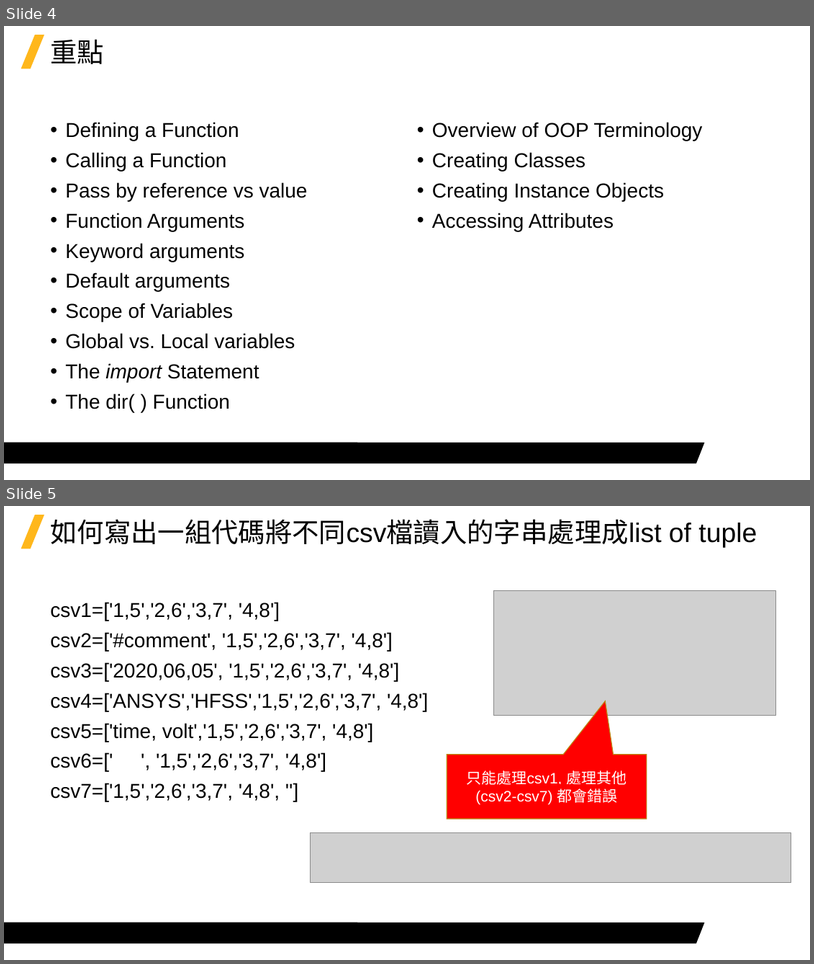
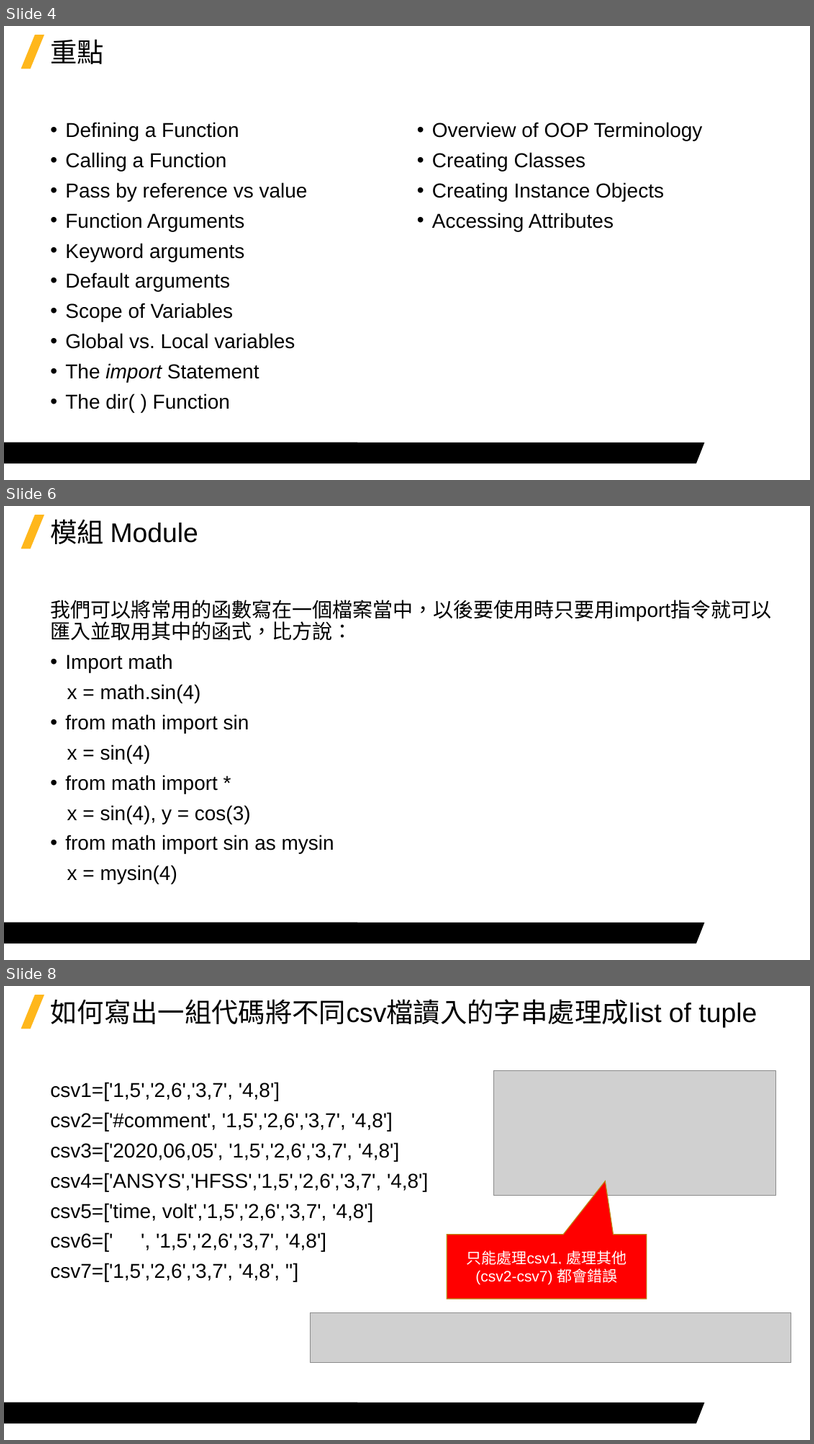
Before and after one commit to Jerrick-cheng/AEDT-Automation-Camp, a slide deck: 上課教材/Week4.pptx. Shown one above the other, each under a label of ours: slides 4 and 5 before the commit, slides 4, 6 and 8 after it; the slides between them are not shown. The pictures are 814x964 and 814x1444 pixels, drawn with LibreOffice and Linux fonts; fonts in the diff are those of the drawing; grey boxes stand for pictures; background and template pictures are left out. Boxes give left, top, right and bottom in pixels: in the first picture for what was removed or moved away, otherwise in the second. Text is boxed around its words. In the diff, an @@ line names an element or a change of style, - is before the commit and + after.

```diff
--- a/上課教材/Week4.pptx
+++ b/上課教材/Week4.pptx
@@ slide 6 added at <box>4,506,810,960</box>, background #FFFFFF; not listed: 2 template elements that a slide beside it also shows @@
@@ title added at <box>50,519,198,544</box>, 32 pt, text #000000 @@
+模組 Module
@@ text added at <box>50,600,772,883</box>, 24 pt, text #000000 @@
+我們可以將常用的函數寫在一個檔案當中，以後要使用時只要用import指令就可以匯入並取用其中的函式，比方說：
+• Import math
+x = math.sin(4)
+• from math import sin
+x = sin(4)
+• from math import *
+x = sin(4), y = cos(3)
+• from math import sin as mysin
+x = mysin(4)
@@ what was slide 5 is now slide 8 @@
```
Also in this commit, not shown: 5 slides changed, 6 other slides added, 2 other files.
